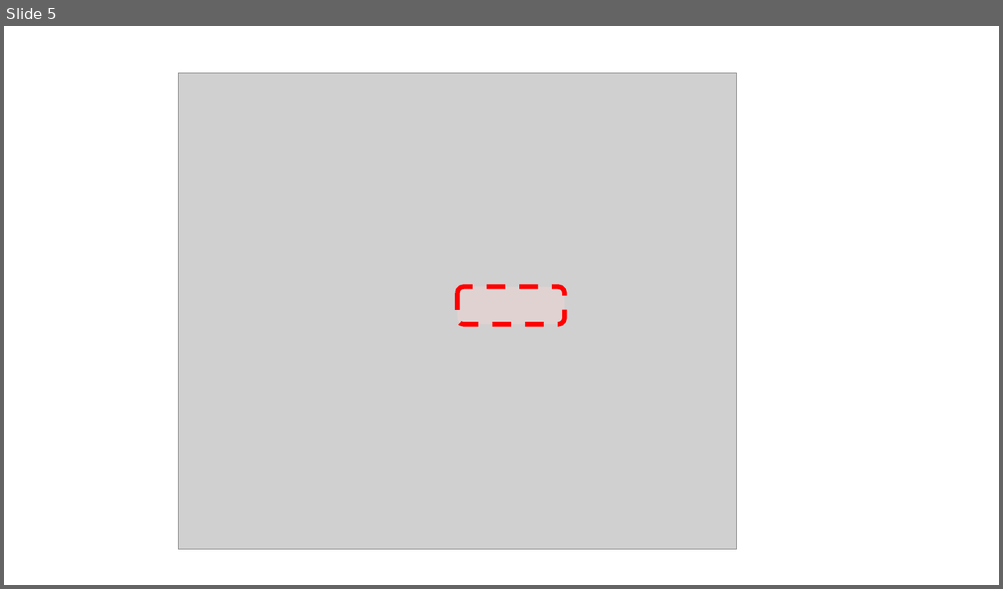
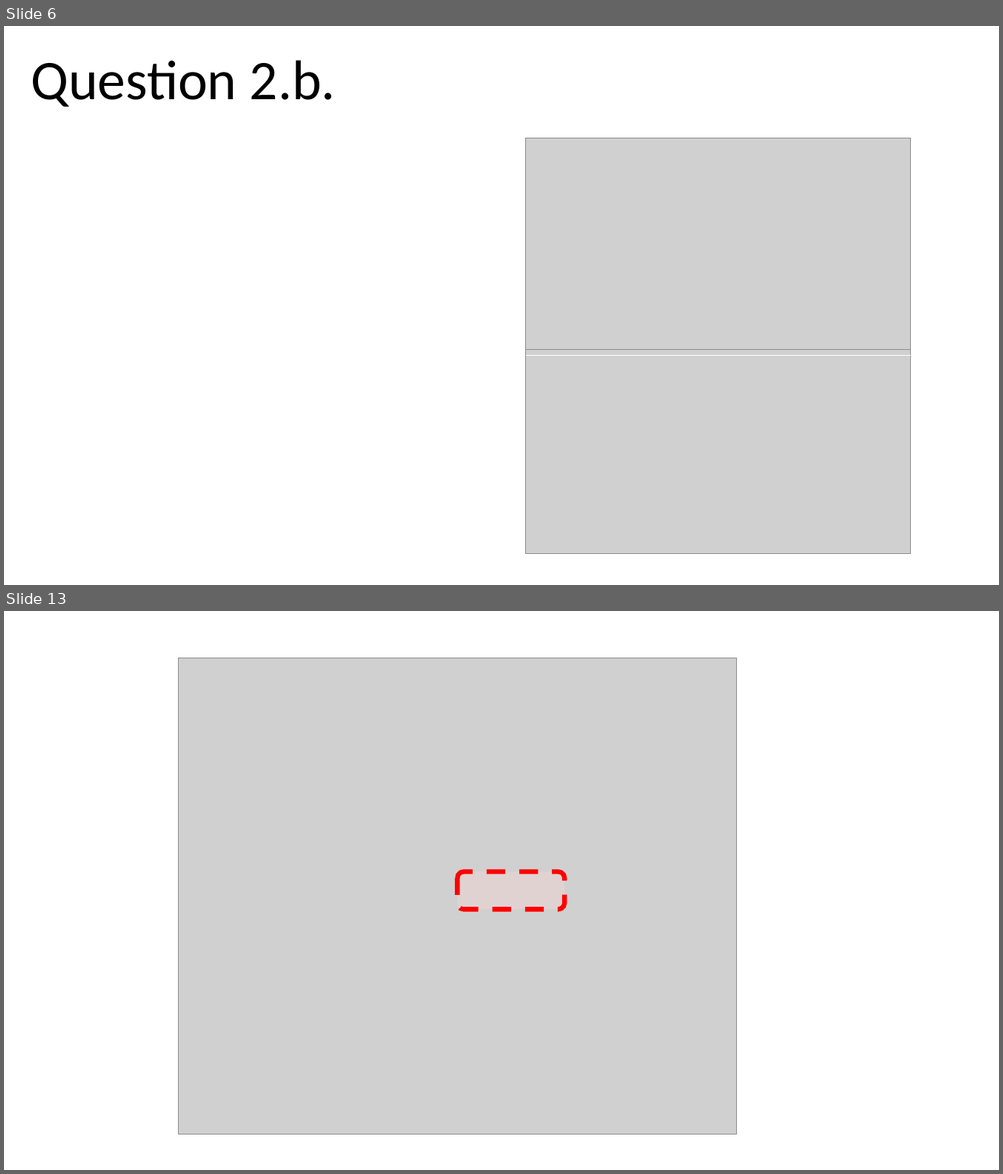
Before and after one commit to chris-s-bowden/page-test, a slide deck: docs/img_edits.pptm. Shown one above the other, each under a label of ours: slide 5 before the commit, slides 6 and 13 after it; the slides between them are not shown. The pictures are 1003x589 and 1003x1174 pixels, drawn with LibreOffice and Linux fonts; fonts in the diff are those of the drawing; grey boxes stand for pictures. Boxes give left, top, right and bottom in pixels: in the first picture for what was removed or moved away, otherwise in the second. Text is boxed around its words. In the diff, an @@ line names an element or a change of style, - is before the commit and + after.

```diff
--- a/docs/img_edits.pptm
+++ b/docs/img_edits.pptm
@@ slide 6 added at bbox=[4, 26, 999, 585], background #FFFFFF @@
@@ text added at bbox=[31, 60, 336, 107], 54 pt, text #000000 @@
+Question 2.b.
@@ picture added at bbox=[526, 138, 910, 357] @@
@@ picture added at bbox=[526, 350, 910, 554] @@
@@ line added from (526, 356) to (910, 356), #FFFFFF 0.5 pt @@
@@ what was slide 5 is now slide 13 @@
```
Also in this commit, not shown: 1 slide changed, 9 other slides added, 2 slides removed, 45 other files.
